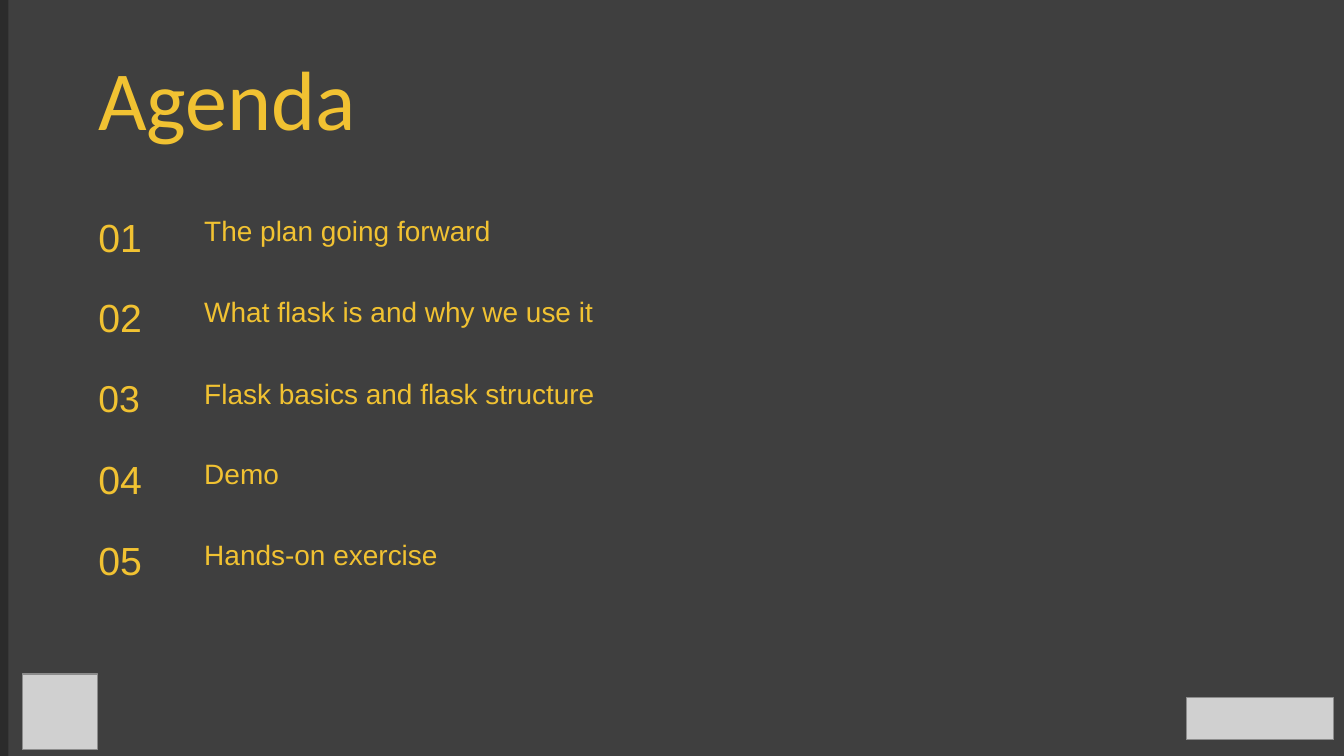
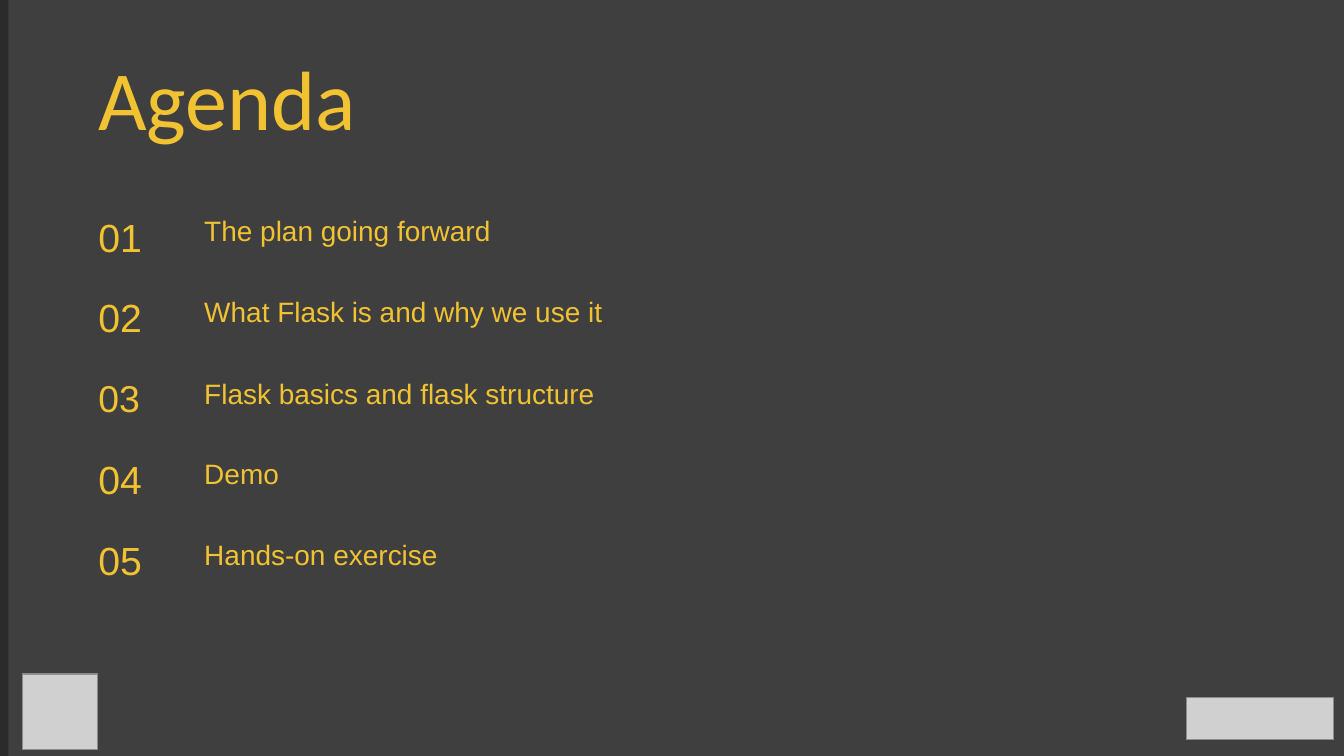
Before and after one commit to AmundJorgensen00/Practice-Flask-2.0, a slide deck: slide 3 of Introduction_to_Flask_EN.pptx. Drawn at 1344x756 pixels with LibreOffice and Linux fonts; fonts in the diff are those of the drawing; grey boxes stand for pictures; background and template pictures are left out; a plain dark background stands for a picture behind light text. Boxes give left, top, right and bottom in pixels: in the first picture for what was removed or moved away, otherwise in the second. Text is boxed around its words. In the diff, an @@ line names an element or a change of style, - is before the commit and + after.

```diff
--- a/Introduction_to_Flask_EN.pptx
+++ b/Introduction_to_Flask_EN.pptx
@@ table at (85, 203, 1230, 607) @@
-row 2, column 2: What flask is and why we use it
+row 2, column 2: What Flask is and why we use it
```
Also in this commit, not shown: 9 other slides changed.
